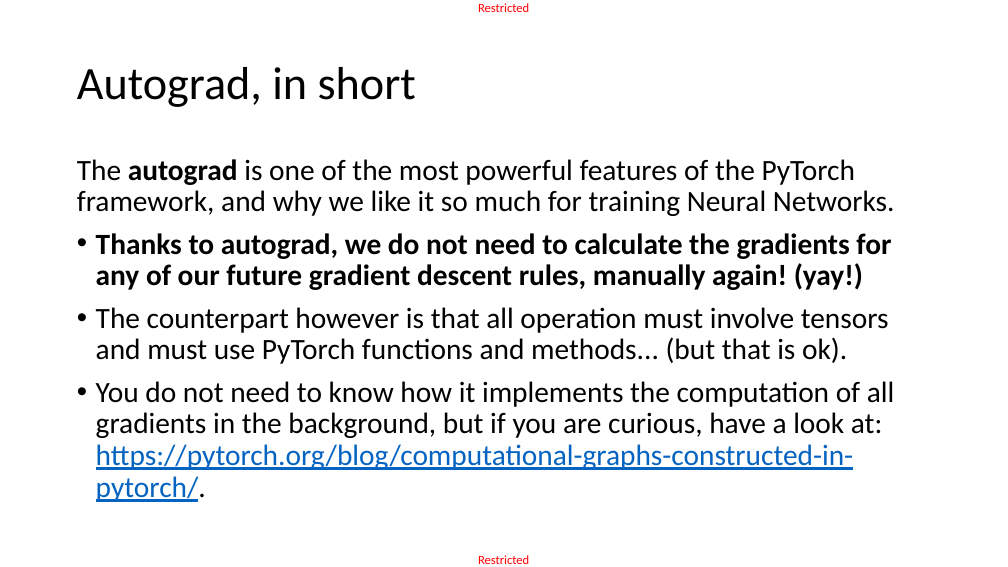
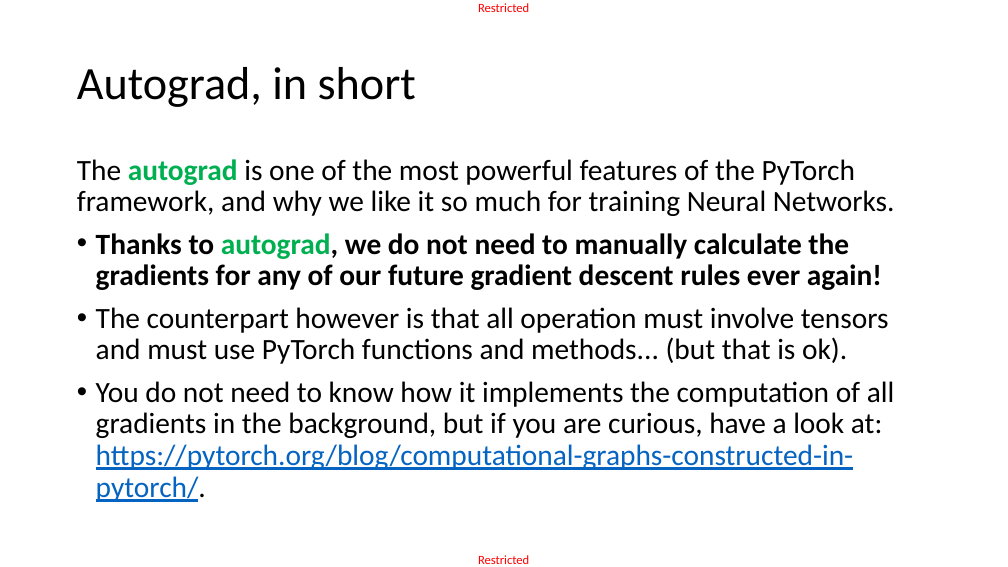
Before and after one commit to matthieudemari/SUTD_DL_50_039, a slide deck: slide 10 of W3/2. W3S2 final/W3S2.pptx. Drawn at 1008x567 pixels with LibreOffice and Linux fonts; fonts in the diff are those of the drawing. Boxes give left, top, right and bottom in pixels: in the first picture for what was removed or moved away, otherwise in the second. Text is boxed around its words. In the diff, an @@ line names an element or a change of style, - is before the commit and + after.

```diff
--- a/W3/2. W3S2 final/W3S2.pptx
+++ b/W3/2. W3S2 final/W3S2.pptx
@@ text at [77, 159, 895, 216]: text colour #000000 to #00B050 in "autograd" @@
@@ text at [96, 233, 882, 290]: text changed @@
-• Thanks to autograd, we do not need to calculate the gradients for any of our future gradient descent rules, manually again! (yay!)
+• Thanks to autograd, we do not need to manually calculate the gradients for any of our future gradient descent rules ever again!
```
Also in this commit, not shown: 2 other slides changed, 8 other files.
